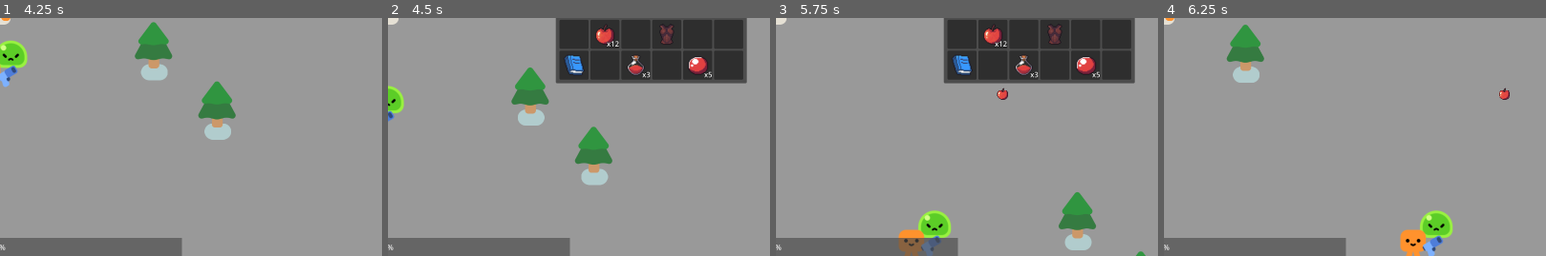
Above: before the commit, frames 1-4 (left to right).
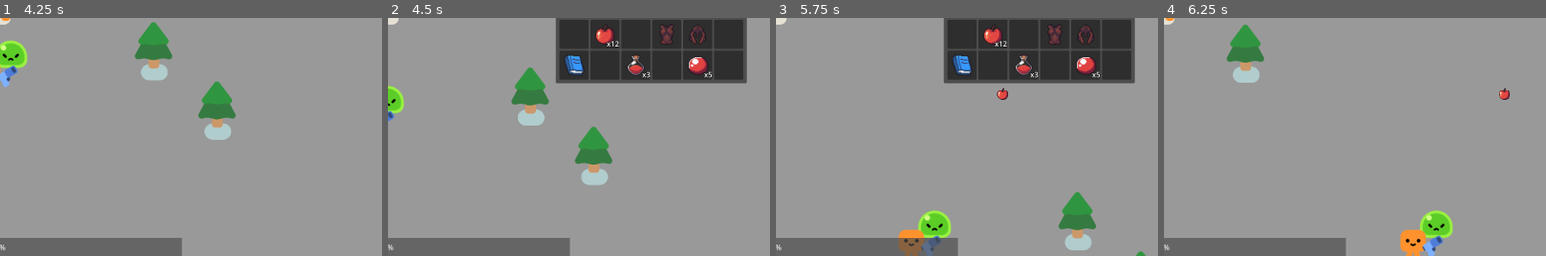
Above: after the commit, the same moments.

Repository: Kuui22/Godot_test
Game: Godot game, scene res://menus/mainmenu.tscn
Same seed, same stepped clock (60 frames per second), same inputs: the game is played once before the commit and once after it.
Inputs (mouse positions are % of the whole screen's width and height, from its top left):
- Up to frame 1 (4.25 s): click "Start" at 0.5 s; click "Auto Mode:" at 1.25 s; tap Enter at 2 s; move the mouse to (72, 45) at 2.02 s; hold D (move_right) 2.03-2.78 s; tap C (characterstats) at 2.1, 3.6 s; click (72, 45) at 2.17 s; move the mouse to (30, 55) at 2.77 s; hold S (move_down) 2.78-3.53 s; tap E (interact) at 2.85 s; move the mouse to (60, 28) at 3.52 s; hold D (move_right) from 3.53 s (still down)
- Up to frame 2 (4.5 s): move the mouse to (45, 70) at 4.27 s; release D (move_right) at 4.28 s; hold W (move_up) from 4.28 s (still down); tap E (interact) at 4.35 s; click (45, 70) at 4.42 s
- Up to frame 3 (5.75 s): move the mouse to (80, 65) at 5.02 s; release W (move_up) at 5.03 s; hold A (move_left) from 5.03 s (still down); tap C (characterstats) at 5.1 s; tap I (inventory) at 5.65 s
- Up to frame 4 (6.25 s): keep holding A (move_left); move the mouse to (80, 70) at 5.77 s; tap E (interact) at 5.85 s; click (80, 70) at 5.92 s
The pictures show only the part of the screen within x 50-100%, y 50-100%; the shares and areas given below are measured in that part.

Frame 1 is identical in both runs. In frame 2, 0.1% of the frame differs, in the area x 79-83%, y 3-11%; in frame 3, 0.1%; in frame 4, nothing differs.

Commit message:
reroll equip works
feeling godlike today

Diff:
--- a/2d-project-start/inventory/inventory.gd
+++ b/2d-project-start/inventory/inventory.gd
@@ -27,7 +27,6 @@
 @onready var inventory = $"."
 
 
-
 func set_inventory_data(inventory_data: InventoryData) -> void:
 	if(!inventory_data.inventory_updated.is_connected(populate_item_grid)):
 		inventory_data.inventory_updated.connect(populate_item_grid)
@@ -50,5 +49,6 @@
 		if(slot_data):
 			slot.set_slot_data(slot_data)
 
+
 func changetabs() -> void:
 	pass
--- a/2d-project-start/inventory/test_inv.tres
+++ b/2d-project-start/inventory/test_inv.tres
@@ -1,10 +1,11 @@
-[gd_resource type="Resource" script_class="InventoryData" load_steps=13 format=3 uid="uid://b3vet7spfthtr"]
+[gd_resource type="Resource" script_class="InventoryData" load_steps=15 format=3 uid="uid://b3vet7spfthtr"]
 
 [ext_resource type="Script" path="res://inventory/inventory_data.gd" id="1_231u1"]
 [ext_resource type="Resource" uid="uid://dhdadkp42er86" path="res://items/food/apple.tres" id="2_2fon5"]
 [ext_resource type="Script" path="res://inventory/slot_data.gd" id="3_06n6u"]
 [ext_resource type="Resource" uid="uid://d2qjijso07kox" path="res://items/misc/blue_book.tres" id="4_4r24j"]
 [ext_resource type="Resource" uid="uid://bng208mvf88tt" path="res://items/equip/leather_body_armour.tres" id="4_rchjw"]
+[ext_resource type="Resource" uid="uid://mcdjopf4k2jx" path="res://items/equip/leather_helmet.tres" id="5_si5iu"]
 [ext_resource type="Resource" uid="uid://dir1jjkbm6c81" path="res://items/consumable/base_potion.tres" id="6_pfnb3"]
 [ext_resource type="Resource" uid="uid://d1f4frsb2pg4v" path="res://items/crafting/random_shard.tres" id="7_mkotb"]
 
@@ -16,6 +17,11 @@
 [sub_resource type="Resource" id="Resource_wdebd"]
 script = ExtResource("3_06n6u")
 item_data = ExtResource("4_rchjw")
+quantity = 1
+
+[sub_resource type="Resource" id="Resource_a1ty2"]
+script = ExtResource("3_06n6u")
+item_data = ExtResource("5_si5iu")
 quantity = 1
 
 [sub_resource type="Resource" id="Resource_mwb71"]
@@ -35,4 +41,4 @@
 
 [resource]
 script = ExtResource("1_231u1")
-slot_datas = Array[ExtResource("3_06n6u")]([null, SubResource("Resource_vdmfi"), null, SubResource("Resource_wdebd"), null, null, SubResource("Resource_mwb71"), null, SubResource("Resource_jc0we"), null, SubResource("Resource_db8xt"), null])
+slot_datas = Array[ExtResource("3_06n6u")]([null, SubResource("Resource_vdmfi"), null, SubResource("Resource_wdebd"), SubResource("Resource_a1ty2"), null, SubResource("Resource_mwb71"), null, SubResource("Resource_jc0we"), null, SubResource("Resource_db8xt"), null])
--- /dev/null
+++ b/2d-project-start/items/equip/leather_helmet.tres
@@ -0,0 +1,24 @@
+[gd_resource type="Resource" script_class="ItemDataEquip" load_steps=4 format=3 uid="uid://mcdjopf4k2jx"]
+
+[ext_resource type="Script" path="res://items/item_data_equip.gd" id="1_s37gn"]
+[ext_resource type="Texture2D" uid="uid://c1av5t1bw0xpt" path="res://items/#1 - Transparent Icons.png" id="2_1gih4"]
+
+[sub_resource type="AtlasTexture" id="AtlasTexture_5iwrk"]
+atlas = ExtResource("2_1gih4")
+region = Rect2(64, 224, 32, 32)
+
+[resource]
+script = ExtResource("1_s37gn")
+stats = {
+"Attack": 0,
+"AttackSpeed": 0.0,
+"Defence": 5,
+"MaxHealth": 0,
+"MovementSpeed": 0
+}
+eqslot = 0
+name = "Leather_helm"
+description = "awooga"
+stackable = false
+texture = SubResource("AtlasTexture_5iwrk")
+sell_value = 5
--- a/2d-project-start/items/item_atlas.tres
+++ b/2d-project-start/items/item_atlas.tres
@@ -4,4 +4,4 @@
 
 [resource]
 atlas = ExtResource("1_cyicg")
-region = Rect2(0, 576, 32, 32)
+region = Rect2(64, 224, 32, 32)
--- a/2d-project-start/main.gd
+++ b/2d-project-start/main.gd
@@ -20,9 +20,14 @@
 @onready var player_stats = %PlayerStats
 var trees = treefunctions.new()
 
+#crafting variables
+@onready var crafting_menu: Control = %CraftingMenu
+@onready var reroll_inventory: Control = crafting_menu.get_node("TabContainer/RerollEquip")
 
-@onready var crafting_menu: Control = %CraftingMenu
-@onready var reroll_inventory: Control = crafting_menu.get_node("TabContainer/RerollInventory")
+var old_inventory_equips:Array[SlotData]
+var old_shard_amount:int
+
+
 
 #can change starting spawned mob
 func _ready():
@@ -37,11 +42,16 @@
 	PlayerManager.initequip(player.equip_inventory_data)
 	PlayerManager.openmenu.connect(open_menus)
 
+	#crafting connections
+	player.inventory_data.inventory_updated.connect(get_player_inventory_equip)
+	PlayerManager.equipupdated.connect(get_player_inventory_equip)
+	get_player_inventory_equip("")
+
 	#objects
 	mob = SLIME
 	trees.gencheck_trees(player,tree_radius,tree_count,tree_scenes,self)
 
-	get_player_inventory_equip()
+
 
 	#get all current external inventories
 	for node in get_tree().get_nodes_in_group("external_inventory"):
@@ -62,15 +72,28 @@
 func updateequip(_x = null) -> void:
 	inventory_interface.set_equip_inventory_data(player.equip_inventory_data)
 
-func get_player_inventory_equip():
+func get_player_inventory_equip(_inv):
 	var itemarray:Array[SlotData] = []
+	var reroll_shards:SlotData
+	var shard_amount:int
 	for item in player.inventory_data.slot_datas:
 		if item:
 			if item.item_data is ItemDataEquip:
 				print(item.item_data.name)
 				itemarray.append(item)
-	reroll_inventory.update_equiplist(itemarray)
+			elif item.item_data.name == "RandShard":
+				reroll_shards = item
+				shard_amount = item.quantity
+	if old_inventory_equips:
+		if old_inventory_equips == itemarray:
+			if shard_amount == old_shard_amount:
+				return
+			else:
+				reroll_inventory.update_equiplist(itemarray,reroll_shards,true)
 
+	else:
+		reroll_inventory.update_equiplist(itemarray,reroll_shards)
+		old_inventory_equips = itemarray
 func toggle_inventory_interface(external_inventory_owner = null) -> void:
 	#this flips the value each time this is called
 	inventory_interface.visible = not inventory_interface.visible
--- a/2d-project-start/menus/crafting_menu.tscn
+++ b/2d-project-start/menus/crafting_menu.tscn
@@ -25,7 +25,7 @@
 grow_vertical = 2
 current_tab = 0
 
-[node name="RerollInventory" parent="TabContainer" instance=ExtResource("1_0ycfd")]
+[node name="RerollEquip" parent="TabContainer" instance=ExtResource("1_0ycfd")]
 layout_mode = 2
 metadata/_tab_index = 0
 
--- a/2d-project-start/menus/reroll_inventory.gd
+++ b/2d-project-start/menus/reroll_inventory.gd
@@ -1,18 +1,108 @@
 extends Control
 
 @onready var item_texture: TextureRect = $Control/ItemTexture
+@onready var item_stats_label: RichTextLabel = $ItemStatsLabel
+@onready var currency_available: Label = $Currency_available
+@onready var reroll_button: Button = $RerollButton
 
 
-var equiplist:Array[SlotData]
+var noequip:bool = false
+var equiplist:Array[SlotData] # list of equip items in inventory
+var shards:SlotData #currency for rerolling
+var equipselected:int = 0
 
-func _on_left_button_pressed() -> void:
-	pass # Replace with function body.
+var tiers:Dictionary = {
+	1:[0,10],
+	2:[11,20],
+	3:[21,30]
+}
 
 
-func _on_right_button_pressed() -> void:
-	pass # Replace with function body.
 
 
-func update_equiplist(equiparray):
-	equiplist = equiparray
-	print(equiplist)
+#change selected equip item
+func _on_left_button_pressed() -> void:
+	if(equiplist.size() > 1):
+		if equipselected > 0:
+			equipselected -= 1
+			change_item(equipselected)
+		else:
+			equipselected = equiplist.size()-1
+			change_item(equipselected)
+
+func _on_right_button_pressed() -> void:
+	if(equiplist.size() > 1):
+		if equipselected < equiplist.size()-1:
+			equipselected += 1
+			change_item(equipselected)
+		else:
+			equipselected = 0
+			change_item(equipselected)
+
+func change_item(index):
+	noequip = false
+	item_texture.texture = equiplist[index].item_data.texture
+	item_stats_label.clear()
+	var custom_string = ""
+	for key in equiplist[index].item_data.stats.keys():
+		if(equiplist[index].item_data.stats[key] != 0):
+			custom_string += str(key) + ": " + str(equiplist[index].item_data.stats[key]) + "\n"
+	item_stats_label.add_text(custom_string)
+
+#if no equip items in inventory
+func empty():
+	item_texture.texture = null
+	item_stats_label.clear()
+	item_stats_label.add_text("No equip items in inventory!")
+	noequip = true
+	reroll_button.disabled = true
+
+func set_available_currency():
+	if shards:
+		if shards.quantity > 0:
+			currency_available.text = "Shards: " + str(shards.quantity)
+			reroll_button.disabled = false
+	else:
+		currency_available.text = "No currency!"
+		reroll_button.disabled = true
+
+#this gets an array with all itemdataequip from the player inventory. could also be changed to target also the ones equipped
+func update_equiplist(equiparray:Array[SlotData],inv_shards:SlotData,update_shards=false):
+	if update_shards:
+		shards = inv_shards
+		set_available_currency()
+	else:
+		equiplist = equiparray
+		equipselected = 0
+		shards = inv_shards
+		set_available_currency()
+		if equiplist:
+			change_item(equipselected)
+		else:
+			empty()
+		#print(equiplist)
+
+
+func _on_reroll_button_pressed() -> void:
+	if not noequip and shards.quantity > 0:
+		#print("rerolled!",equiplist[equipselected])
+		shards.set_quantity(shards.quantity - 1)
+		set_available_currency()
+		reroll_item(equiplist[equipselected])
+		change_item(equipselected)
+		PlayerManager.request_inventory_update()
+
+func reroll_item(item):
+	#print(item.item_data.stats)
+	var possibleStats:Array[String]
+	for key in item.item_data.stats.keys():
+		item.item_data.stats[key] = 0
+		possibleStats.append(key)
+	var modifiers_number = randi_range(1,5) #number of stats that will be modified
+	#for each modifier, select which stat it will be and the tier and then roll
+	for i in range(modifiers_number):
+		var selected_stat = randi_range(0, possibleStats.size()-1)
+		var tier = randi_range(1,tiers.size()) #roll the tier of the modifier
+		var roll = randi_range(tiers[tier][0],tiers[tier][1]) #get the rolls that can happen in that tier
+		item.item_data.stats[possibleStats[selected_stat]] = roll
+		possibleStats.remove_at(selected_stat)
--- a/2d-project-start/menus/reroll_inventory.tscn
+++ b/2d-project-start/menus/reroll_inventory.tscn
@@ -1,9 +1,12 @@
-[gd_scene load_steps=5 format=3 uid="uid://cg28uhswu3w72"]
+[gd_scene load_steps=6 format=3 uid="uid://cg28uhswu3w72"]
 
 [ext_resource type="Texture2D" uid="uid://i4cjdwy1kcoj" path="res://icon.png" id="1_2mpff"]
 [ext_resource type="Script" path="res://menus/reroll_inventory.gd" id="1_byn51"]
 [ext_resource type="Texture2D" uid="uid://cw108ey368mel" path="res://art/leftarrow.png" id="3_txiuc"]
 [ext_resource type="Texture2D" uid="uid://d256w480erbjs" path="res://art/rightarrow.png" id="4_aonmr"]
+
+[sub_resource type="LabelSettings" id="LabelSettings_fek3r"]
+font_size = 14
 
 [node name="RerollInventory" type="Control"]
 layout_mode = 3
@@ -18,17 +21,13 @@
 
 [node name="Control" type="Control" parent="."]
 layout_mode = 1
-anchors_preset = 8
+anchors_preset = 5
 anchor_left = 0.5
-anchor_top = 0.5
 anchor_right = 0.5
-anchor_bottom = 0.5
-offset_left = -100.0
-offset_top = -100.0
-offset_right = 100.0
-offset_bottom = 100.0
+offset_left = -75.0
+offset_right = 75.0
+offset_bottom = 150.0
 grow_horizontal = 2
-grow_vertical = 2
 
 [node name="ItemTexture" type="TextureRect" parent="Control"]
 layout_mode = 1
@@ -37,22 +36,23 @@
 anchor_top = 0.5
 anchor_right = 0.5
 anchor_bottom = 0.5
-offset_left = -64.0
-offset_top = -64.0
-offset_right = 64.0
-offset_bottom = 64.0
+offset_left = -32.0
+offset_top = -32.0
+offset_right = 32.0
+offset_bottom = 32.0
 grow_horizontal = 2
 grow_vertical = 2
 texture = ExtResource("1_2mpff")
+expand_mode = 4
 
 [node name="LeftButton" type="TextureButton" parent="Control"]
 layout_mode = 1
 anchors_preset = 4
 anchor_top = 0.5
 anchor_bottom = 0.5
-offset_top = -100.0
+offset_top = -50.0
 offset_right = 40.0
-offset_bottom = 100.0
+offset_bottom = 50.0
 grow_vertical = 2
 texture_normal = ExtResource("3_txiuc")
 ignore_texture_size = true
@@ -66,15 +66,15 @@
 anchor_right = 1.0
 anchor_bottom = 0.5
 offset_left = -40.0
-offset_top = -100.0
-offset_bottom = 100.0
+offset_top = -50.0
+offset_bottom = 50.0
 grow_horizontal = 0
 grow_vertical = 2
 texture_normal = ExtResource("4_aonmr")
 ignore_texture_size = true
 stretch_mode = 0
 
-[node name="Label" type="Label" parent="."]
+[node name="Title" type="Label" parent="."]
 layout_mode = 1
 anchors_preset = 5
 anchor_left = 0.5
@@ -83,7 +83,41 @@
 offset_right = 77.0
 offset_bottom = 23.0
 grow_horizontal = 2
-text = "REROLL INVENTORY"
+text = "Reroll Equipment"
+
+[node name="ItemStatsLabel" type="RichTextLabel" parent="."]
+layout_mode = 1
+anchors_preset = 4
+anchor_top = 0.5
+anchor_bottom = 0.5
+offset_top = -70.0
+offset_right = 200.0
+offset_bottom = 30.0
+grow_vertical = 2
+
+[node name="Currency_available" type="Label" parent="."]
+layout_mode = 0
+offset_top = 50.0
+offset_right = 40.0
+offset_bottom = 73.0
+text = "RShards:"
+label_settings = SubResource("LabelSettings_fek3r")
+
+[node name="RerollButton" type="Button" parent="."]
+layout_mode = 1
+anchors_preset = 7
+anchor_left = 0.5
+anchor_top = 1.0
+anchor_right = 0.5
+anchor_bottom = 1.0
+offset_left = -4.0
+offset_top = -100.0
+offset_right = 4.0
+offset_bottom = -92.0
+grow_horizontal = 2
+grow_vertical = 0
+text = "Reroll!"
 
 [connection signal="pressed" from="Control/LeftButton" to="." method="_on_left_button_pressed"]
 [connection signal="pressed" from="Control/RightButton" to="." method="_on_right_button_pressed"]
+[connection signal="pressed" from="RerollButton" to="." method="_on_reroll_button_pressed"]
--- a/2d-project-start/mobs/slime.gd
+++ b/2d-project-start/mobs/slime.gd
@@ -82,8 +82,8 @@
 		apply_strong_repulsion()
 		current_idle_target_position = update_random_position()
 
-func is_stuck(previous_position, delta):
-	var distance_moved = global_position.distance_to(previous_position)
+func is_stuck(prev_pos, delta):
+	var distance_moved = global_position.distance_to(prev_pos)
 	if distance_moved < movement_threshold:
 		stuck_timer += delta
 		if stuck_timer >= stuck_time_threshold:
--- a/2d-project-start/player.gd
+++ b/2d-project-start/player.gd
@@ -186,9 +186,13 @@
 func collect(_item):
 	pass
 
+#TODO: FIX ME LATER
 func updateweapon():
 	currentweapon.damage = statsdict['Attack']
-	currentweapon.timer.wait_time = statsdict['AttackSpeed']
+	if(statsdict['AttackSpeed'] > 0.1):
+		currentweapon.timer.wait_time = statsdict['AttackSpeed']
+	else:
+		currentweapon.timer.wait_time = 0.1
 
 
 #playermanager
--- a/2d-project-start/player/player_manager.gd
+++ b/2d-project-start/player/player_manager.gd
@@ -10,11 +10,10 @@
 var equip_inventory
 
 
-
 func initequip(inventory: InventoryData) -> void:
 	for slot_data in inventory.slot_datas:
 		if(slot_data and slot_data.item_data is ItemDataEquip):
-			player.equip(slot_data.item_data.defence)
+			player.equip(slot_data.item_data.stats)
 	statsupdated.emit()
 
 func use_slot_data(slot_data: SlotData) -> void:
@@ -77,3 +76,7 @@
 	player.automode = not player.automode
 	if(player.automode):
 		player.update_target_position()
+
+
+func request_inventory_update():
+	player.inventory_data.inventory_updated.emit(player.inventory_data)
